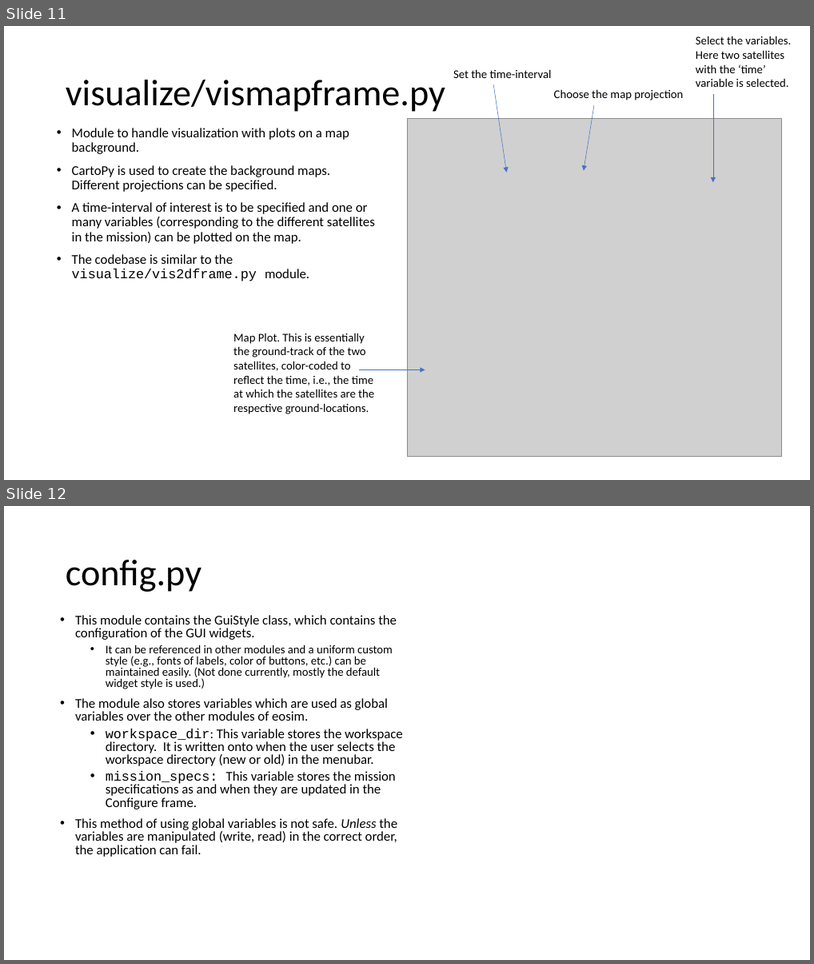
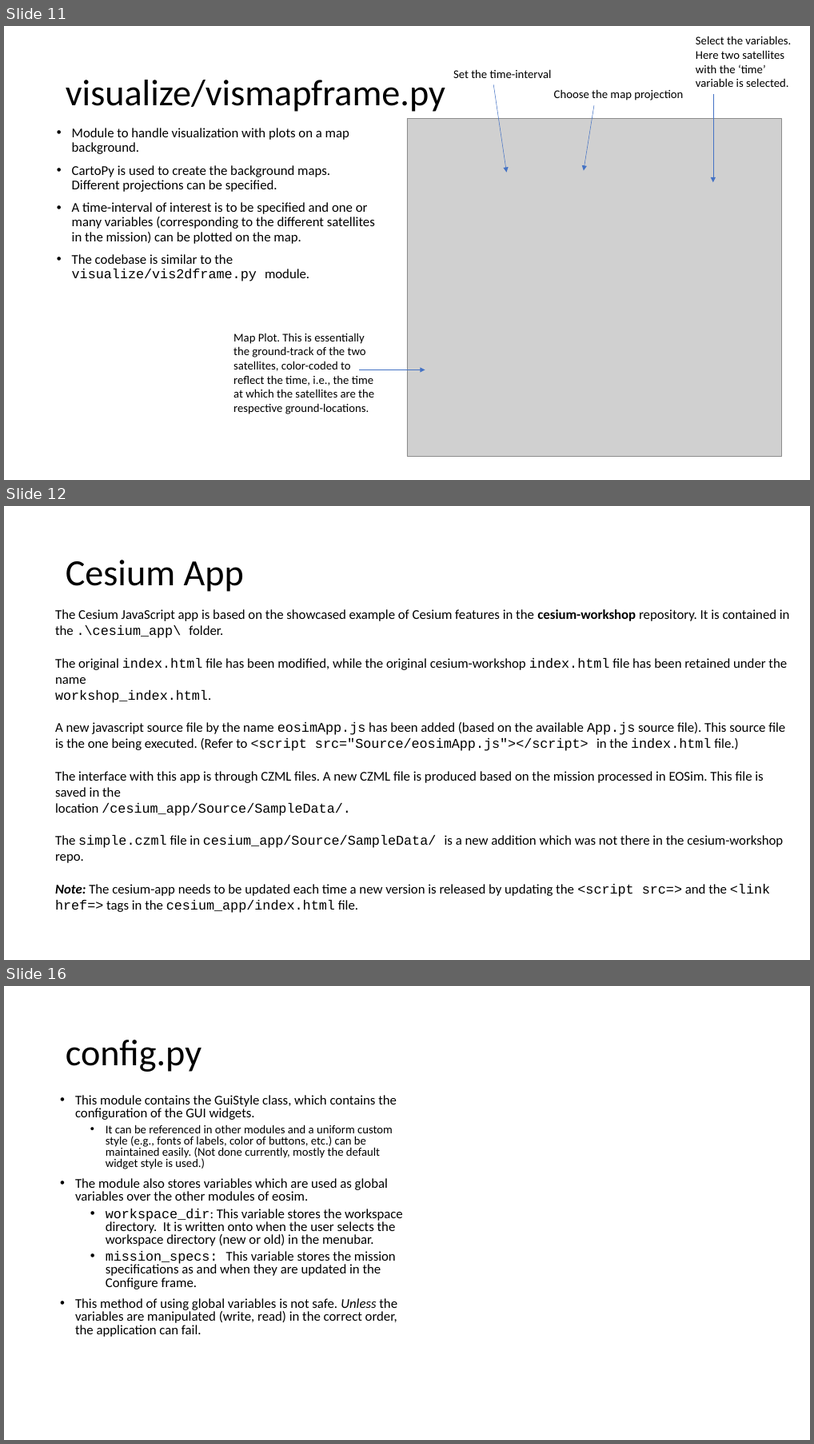
Before and after one commit to EarthObservationSimulator/eosim-gui, a slide deck: docs/codebase_description.pptx. Shown one above the other, each under a label of ours: slides 11 and 12 before the commit, slides 11, 12 and 16 after it; the slides between them are not shown. The pictures are 814x964 and 814x1444 pixels, drawn with LibreOffice and Linux fonts; fonts in the diff are those of the drawing; grey boxes stand for pictures. Boxes give left, top, right and bottom in pixels: in the first picture for what was removed or moved away, otherwise in the second. Text is boxed around its words. In the diff, an @@ line names an element or a change of style, - is before the commit and + after.

Commit message:
Revised cesiumJS powered visualization

```diff
--- a/docs/codebase_description.pptx
+++ b/docs/codebase_description.pptx
@@ slide 12 added at (4, 506, 810, 960), background #FFFFFF @@
@@ title added at (66, 560, 244, 592), 44 pt, text #000000 @@
+Cesium App
@@ text added at (55, 609, 790, 912), 16 pt, text #000000 @@
+The Cesium JavaScript app is based on the showcased example of Cesium features in the cesium-workshop repository. It is contained in the .\cesium_app\ folder.
+The original index.html file has been modified, while the original cesium-workshop index.html file has been retained under the name
+workshop_index.html.
+A new javascript source file by the name eosimApp.js has been added (based on the available App.js source file). This source file is the one being executed. (Refer to <script src="Source/eosimApp.js"></script> in the index.html file.)
+The interface with this app is through CZML files. A new CZML file is produced based on the mission processed in EOSim. This file is saved in the
+location /cesium_app/Source/SampleData/.
+The simple.czml file in cesium_app/Source/SampleData/ is a new addition which was not there in the cesium-workshop repo.
+Note: The cesium-app needs to be updated each time a new version is released by updating the <script src=> and the <link href=> tags in the cesium_app/index.html file.
@@ what was slide 12 is now slide 16 @@
```
Also in this commit, not shown: 3 other slides added, 11 other files.
